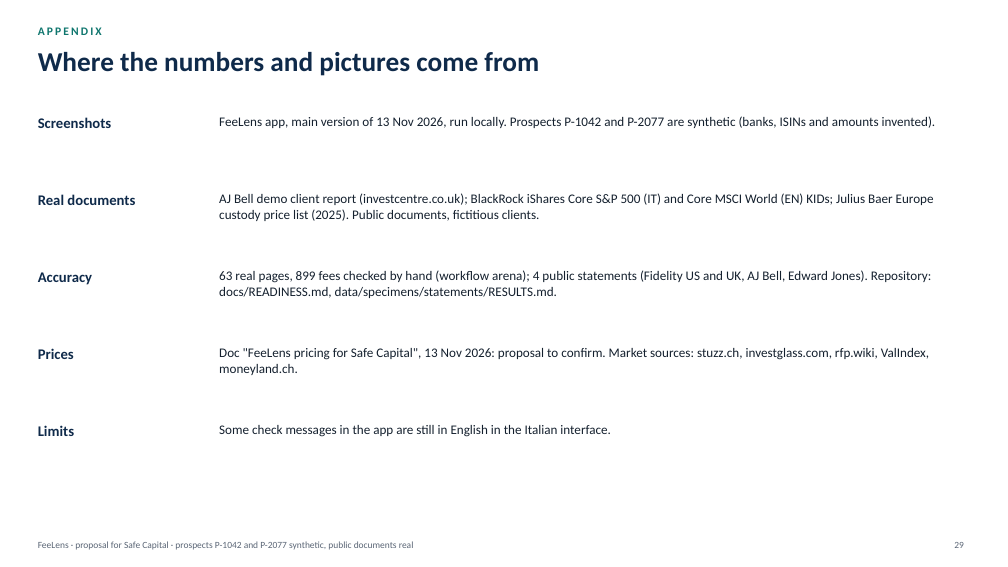
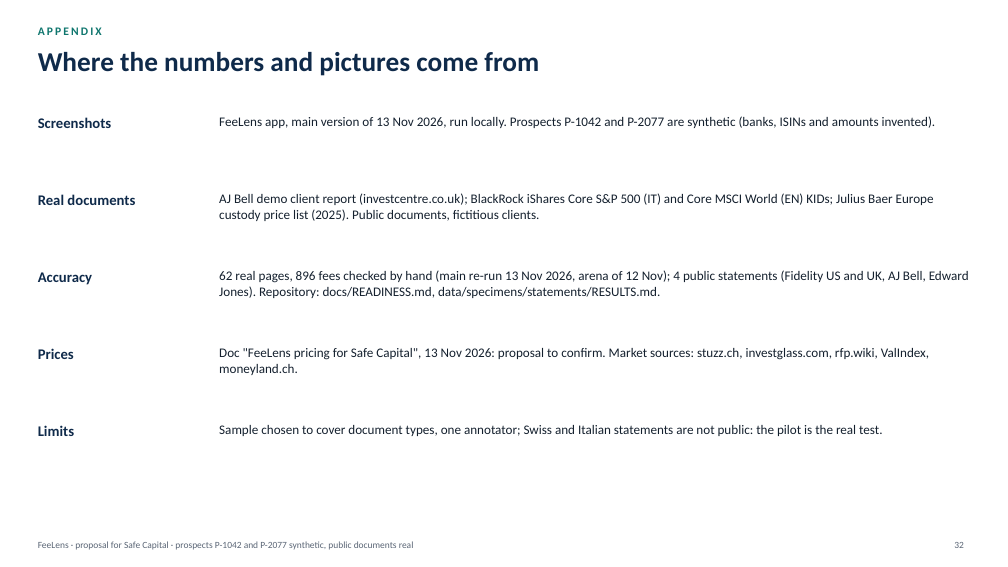
Before and after one commit to rossotti-alessandro/PortfolioCostEngine, a slide deck: slide 32 of slides/FeeLens_Proposal_EN.pptx (slide 29 before the commit). Drawn at 1008x567 pixels with LibreOffice and Linux fonts; fonts in the diff are those of the drawing. Boxes give left, top, right and bottom in pixels: in the first picture for what was removed or moved away, otherwise in the second. Text is boxed around its words. In the diff, an @@ line names an element or a change of style, - is before the commit and + after.

```diff
--- a/slides/FeeLens_Proposal_EN.pptx
+++ b/slides/FeeLens_Proposal_EN.pptx
@@ text at [219, 270, 969, 298]: text changed @@
-63 real pages, 899 fees checked by hand (workflow arena); 4 public statements (Fidelity US and UK, AJ Bell, Edward Jones). Repository: docs/READINESS.md, data/specimens/statements/RESULTS.md.
+62 real pages, 896 fees checked by hand (main re-run 13 Nov 2026, arena of 12 Nov); 4 public statements (Fidelity US and UK, AJ Bell, Edward Jones). Repository: docs/READINESS.md, data/specimens/statements/RESULTS.md.
@@ text at [219, 425, 882, 436]: text changed @@
-Some check messages in the app are still in English in the Italian interface.
+Sample chosen to cover document types, one annotator; Swiss and Italian statements are not public: the pilot is the real test.
@@ page number at [954, 542, 964, 548]: text changed @@
-29
+32
```
Also in this commit, not shown: 24 other slides changed, 4 slides added, 1 slide removed, 36 other files.
